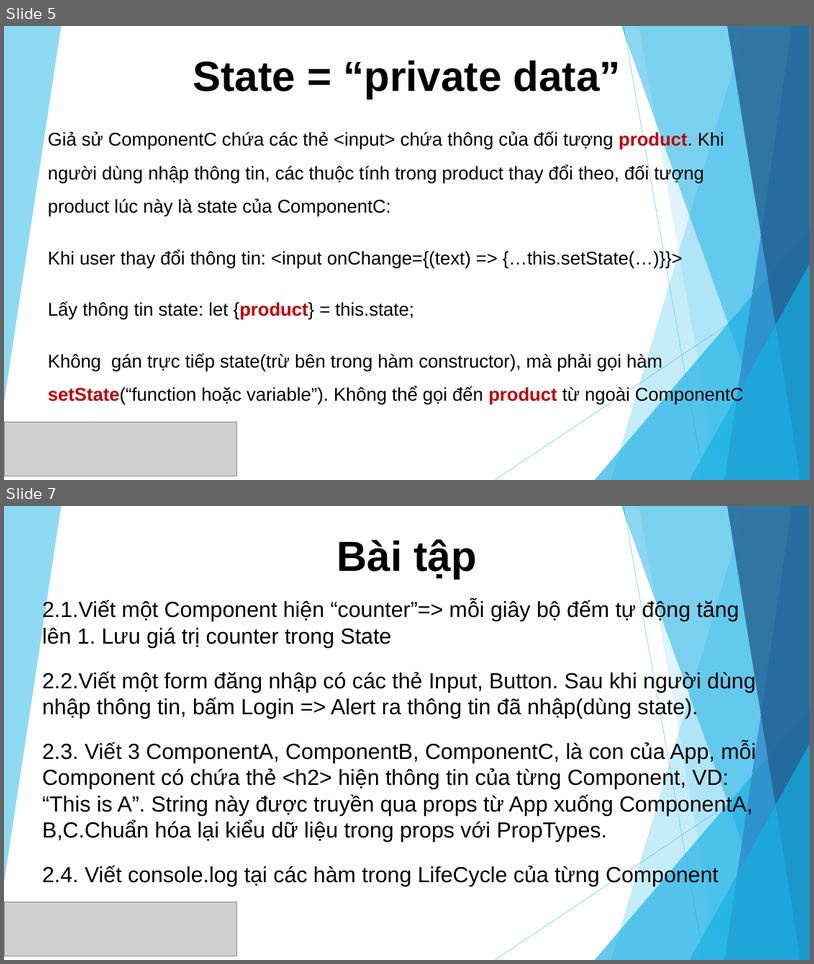
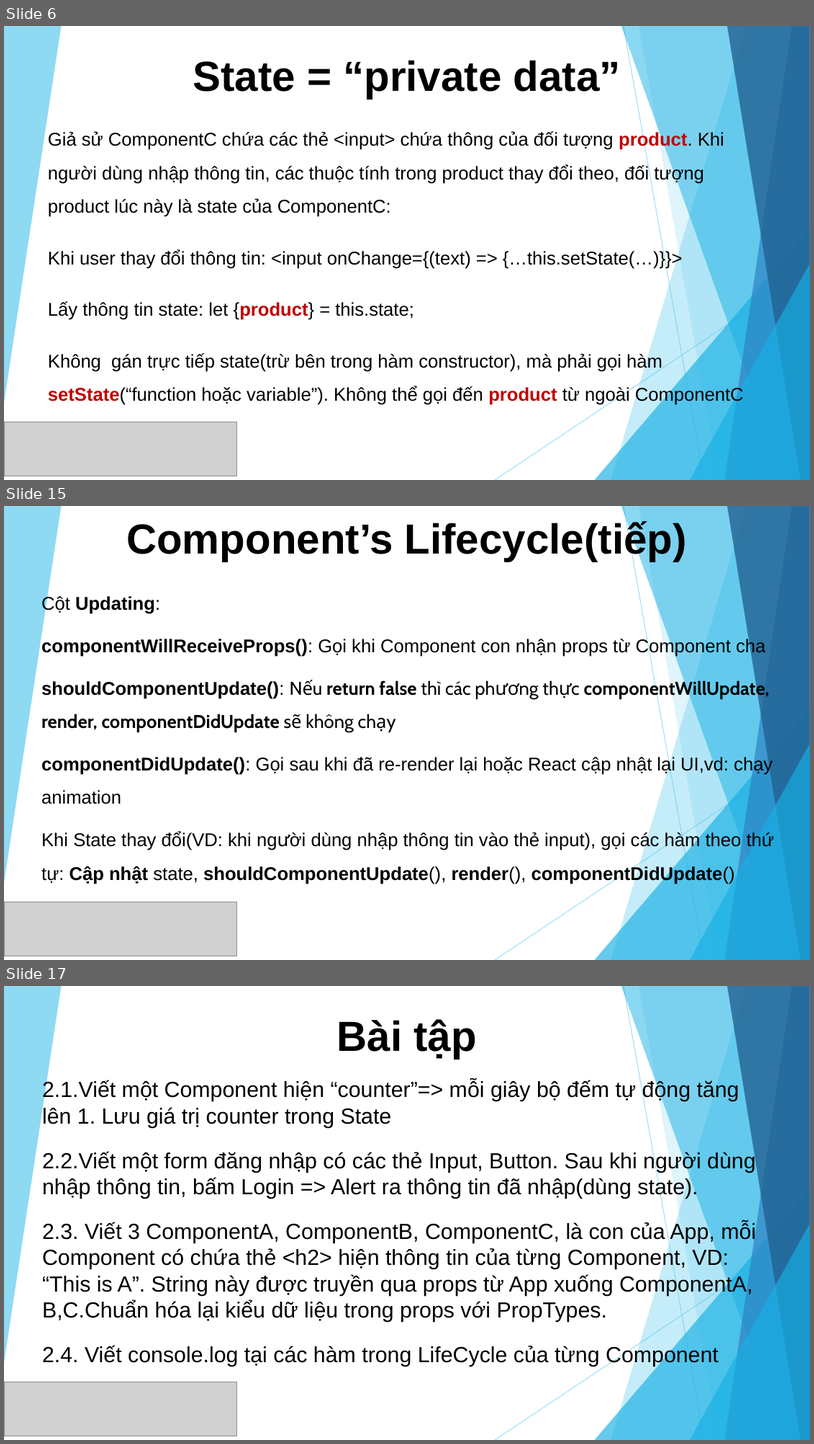
Before and after one commit to sunlight3d/CecomtechReactJST03-2019, a slide deck: Phần 2-Component.pptx. Shown one above the other, each under a label of ours: slides 5 and 7 before the commit, slides 6, 15 and 17 after it; the slides between them are not shown. The pictures are 814x964 and 814x1444 pixels, drawn with LibreOffice and Linux fonts; fonts in the diff are those of the drawing; grey boxes stand for pictures. Boxes give left, top, right and bottom in pixels: in the first picture for what was removed or moved away, otherwise in the second. Text is boxed around its words. In the diff, an @@ line names an element or a change of style, - is before the commit and + after.

```diff
--- a/Phần 2-Component.pptx
+++ b/Phần 2-Component.pptx
@@ slide 15 added at (4,506,810,960), background #FFFFFF; not listed: 10 template elements that a slide beside it also shows @@
@@ title added at (126,520,687,561), 50 pt, text #000000, bold @@
+Component’s Lifecycle(tiếp)
@@ subtitle added at (41,595,775,884), 22 pt, text #000000 @@
+Cột Updating:
+componentWillReceiveProps(): Gọi khi Component con nhận props từ Component cha
+shouldComponentUpdate(): Nếu return false thì các phương thực componentWillUpdate, render, componentDidUpdate sẽ không chạy
+componentDidUpdate(): Gọi sau khi đã re-render lại hoặc React cập nhật lại UI,vd: chạy animation
+Khi State thay đổi(VD: khi người dùng nhập thông tin vào thẻ input), gọi các hàm theo thứ tự: Cập nhật state, shouldComponentUpdate(), render(), componentDidUpdate()
@@ picture added at (4,901,237,955) @@
@@ what was slide 5 is now slide 6 @@
@@ what was slide 7 is now slide 17 @@
```
Also in this commit, not shown: 4 slides changed, 9 other slides added.
